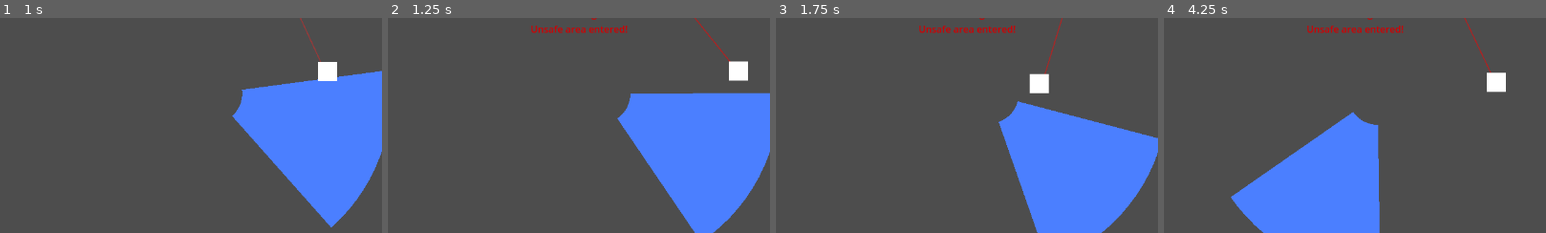
Above: before the commit, frames 1-4 (left to right).
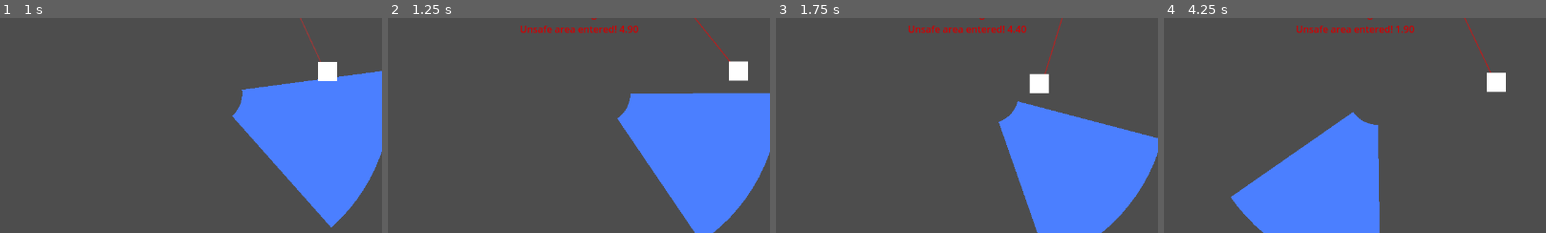
Above: after the commit, the same moments.

Repository: ArjanBroos/GMTK-2025
Game: Godot game, scene res://levels/kazu_test.tscn
Same seed, same stepped clock (60 frames per second), same inputs: the game is played once before the commit and once after it. This scene is started directly instead of the project's main scene.
Inputs (mouse positions are % of the whole screen's width and height, from its top left):
- Up to frame 1 (1 s): move the mouse to (72, 45) at 0.52 s; tap Space at 0.77 s
- Up to frame 2 (1.25 s): no input
- Up to frame 3 (1.75 s): move the mouse to (30, 55) at 1.27 s; tap Space at 1.52 s
- Up to frame 4 (4.25 s): move the mouse to (60, 28) at 2.02 s; move the mouse to (45, 70) at 2.77 s; tap Space at 3.02, 3.77 s; move the mouse to (80, 65) at 3.52 s
The pictures show only the part of the screen within x 25-75%, y 30-80%; the shares and areas given below are measured in that part.

Frame 1 is identical in both runs. In frame 2, 0.5% of the frame differs, in the area x 34-66%, y 3-8%; in frame 3, 0.5%; in frame 4, 0.6%.

Commit message:
added timer to safe area

Diff:
--- a/gameManager/game_manager.gd
+++ b/gameManager/game_manager.gd
@@ -84,6 +84,7 @@
 	game_over_hud.visible = true
 	game_over = true
 	player.queue_free()
+	grace_period_timer.stop()
 
 func _on_player_wants_to_try_again() -> void:
 	game_over_hud.visible = false
@@ -98,6 +99,9 @@
 func _process(delta: float) -> void:
 	if timerRunning:
 		updateTimer(delta)
+	if !grace_period_timer.is_stopped() && unsafe_label.visible:
+		unsafe_label.text = "Warning!
+Unsafe area entered! " + str("%0.2f" % (grace_period_timer.time_left))
 
 # Function to track asteroid count, also increases the music stage at certain amounts
 func increaseAsteroidCount() -> void:
--- a/safespace/safespace.tscn
+++ b/safespace/safespace.tscn
@@ -3,6 +3,7 @@
 [ext_resource type="Script" uid="uid://bya741h8qj5u7" path="res://safespace/safespace.gd" id="1_ky3af"]
 
 [node name="Safespace" type="Node2D"]
+rotation = 45.5006
 script = ExtResource("1_ky3af")
 
 [node name="SafeArea" type="Area2D" parent="."]
@@ -10,12 +11,13 @@
 
 [node name="CollisionShape" type="CollisionPolygon2D" parent="SafeArea"]
 visible = false
-polygon = PackedVector2Array(0, 0, 0, -207, 26, -216, 57, -219, 89, -214, 116, -200, 141, -183, 153, -162)
+polygon = PackedVector2Array(250, 0, 249.391, 17.4391, 247.567, 34.7933, 244.537, 51.9779, 240.315, 68.9093, 234.923, 85.505, 228.386, 101.684, 220.737, 117.368, 212.012, 132.48, 202.254, 146.946, 191.511, 160.697, 179.835, 173.665, 167.283, 185.786, 153.915, 197.003, 139.798, 207.259, 27.9596, 41.4519, 30.7831, 39.4005, 33.4565, 37.1572, 35.967, 34.7329, 38.3022, 32.1394, 40.4509, 29.3893, 42.4024, 26.496, 44.1474, 23.4736, 45.6773, 20.3368, 46.9846, 17.101, 48.0631, 13.7819, 48.9074, 10.3956, 49.5134, 6.95865, 49.8782, 3.48782, 50, 0)
 
 [node name="VisibleShape" type="Polygon2D" parent="SafeArea"]
 z_index = -1
 position = Vector2(0, -2)
 color = Color(0.294711, 0.499339, 1, 1)
+polygon = PackedVector2Array(250, 0, 249.391, 17.4391, 247.567, 34.7933, 244.537, 51.9779, 240.315, 68.9093, 234.923, 85.505, 228.386, 101.684, 220.737, 117.368, 212.012, 132.48, 202.254, 146.946, 191.511, 160.697, 179.835, 173.665, 167.283, 185.786, 153.915, 197.003, 139.798, 207.259, 27.9596, 41.4519, 30.7831, 39.4005, 33.4565, 37.1572, 35.967, 34.7329, 38.3022, 32.1394, 40.4509, 29.3893, 42.4024, 26.496, 44.1474, 23.4736, 45.6773, 20.3368, 46.9846, 17.101, 48.0631, 13.7819, 48.9074, 10.3956, 49.5134, 6.95865, 49.8782, 3.48782, 50, 0)
 
 [connection signal="area_entered" from="SafeArea" to="." method="_on_area_2d_area_entered"]
 [connection signal="area_exited" from="SafeArea" to="." method="_on_safe_area_area_exited"]
